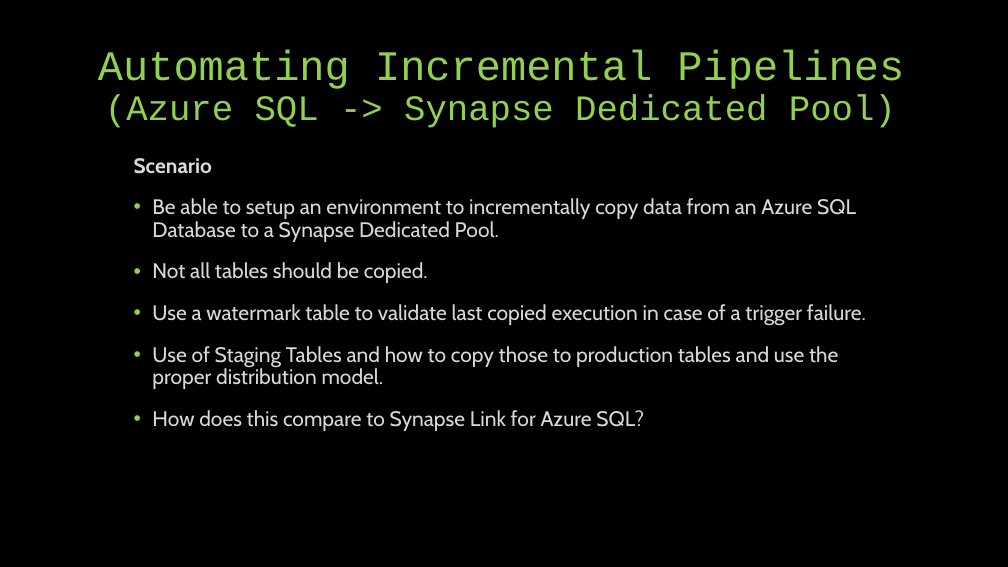
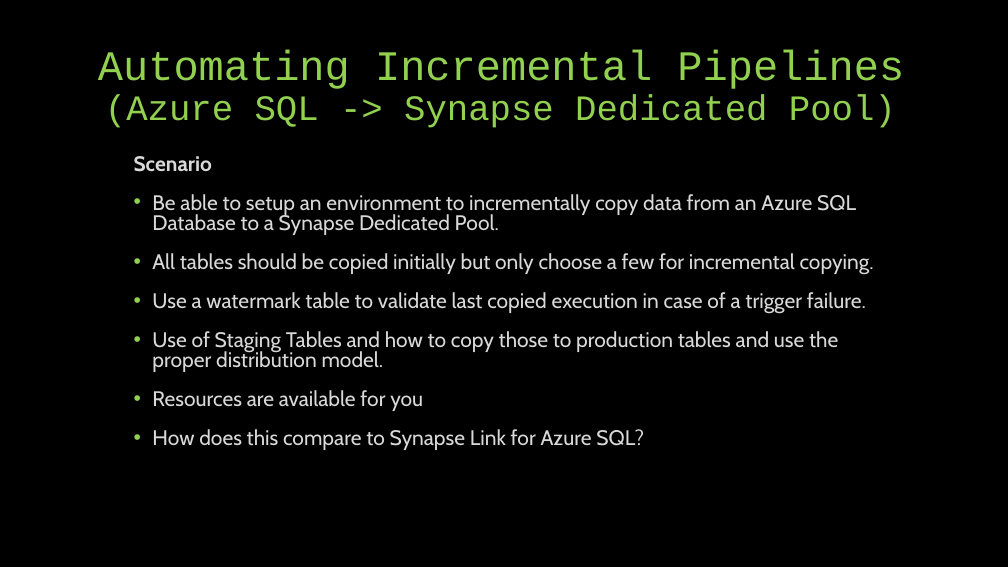
Before and after one commit to microsoft/WhatTheHack, a slide deck: slide 2 of XXX-IncrementalSynapsePipelines/Coach/Resources/Automating Incremental Pipelines.pptx. Drawn at 1008x567 pixels with LibreOffice and Linux fonts; fonts in the diff are those of the drawing. Boxes give left, top, right and bottom in pixels: in the first picture for what was removed or moved away, otherwise in the second. Text is boxed around its words. In the diff, an @@ line names an element or a change of style, - is before the commit and + after.

Commit message:
Updated Presentation

```diff
--- a/XXX-IncrementalSynapsePipelines/Coach/Resources/Automating Incremental Pipelines.pptx
+++ b/XXX-IncrementalSynapsePipelines/Coach/Resources/Automating Incremental Pipelines.pptx
@@ text at bbox=[134, 156, 866, 450]: line spacing 0.9 to 0.8 @@
@@ text at bbox=[152, 253, 874, 275]: text changed @@
-• Not all tables should be copied.
+• All tables should be copied initially but only choose a few for incremental copying.
@@ text at bbox=[152, 390, 423, 411]: paragraph added @@
+• Resources are available for you
```
Also in this commit, not shown: 1 slide added.
